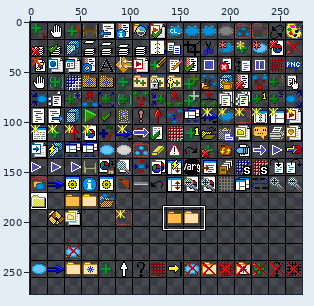
A sprite sheet gets an edit: Delivery/studio/bitmaps/png/studio_icon_matrix.png. The picture above shows the old version from afar; the outline marks the close-up.
Close-up. Earlier state:
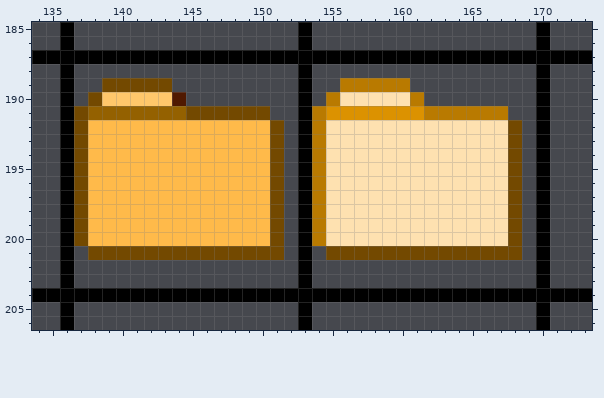
The file is 272x272 pixels. Colours within 5 levels of each other are drawn and written as one. Shown: x 134..173, y 185..206. The commit also changed other parts of the picture, which this record leaves out.
The same view after the edit:
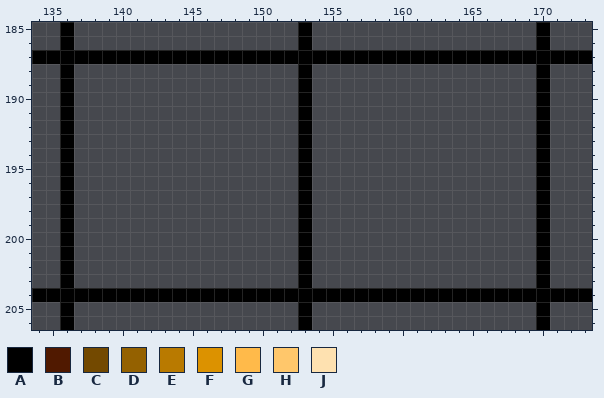
Palette (. is transparent): A #000000  B #501900  C #734900  D #946100  E #b97a00  F #dc9200  G #ffba4a  H #ffc76b  J #fee1b0
Edits made:
@@ x 134..173 @@
 188 ..A................A................A...
-189 ..A..CCCCC.........A..EEEEE.........A...
-190 ..A.CHHHHHB........A.EJJJJJE........A...
-191 ..ACDDDDDDDCCCCCC..AEFFFFFFFEEEEEE..A...
-192 ..ACGGGGGGGGGGGGGC.AEJJJJJJJJJJJJJC.A...
-193 ..ACGGGGGGGGGGGGGC.AEJJJJJJJJJJJJJC.A...
-194 ..ACGGGGGGGGGGGGGC.AEJJJJJJJJJJJJJC.A...
-195 ..ACGGGGGGGGGGGGGC.AEJJJJJJJJJJJJJC.A...
-196 ..ACGGGGGGGGGGGGGC.AEJJJJJJJJJJJJJC.A...
-197 ..ACGGGGGGGGGGGGGC.AEJJJJJJJJJJJJJC.A...
-198 ..ACGGGGGGGGGGGGGC.AEJJJJJJJJJJJJJC.A...
-199 ..ACGGGGGGGGGGGGGC.AEJJJJJJJJJJJJJC.A...
-200 ..ACGGGGGGGGGGGGGC.AEJJJJJJJJJJJJJC.A...
-201 ..A.CCCCCCCCCCCCCC.A.CCCCCCCCCCCCCC.A...
+189 ..A................A................A...
+190 ..A................A................A...
+191 ..A................A................A...
+192 ..A................A................A...
+193 ..A................A................A...
+194 ..A................A................A...
+195 ..A................A................A...
+196 ..A................A................A...
+197 ..A................A................A...
+198 ..A................A................A...
+199 ..A................A................A...
+200 ..A................A................A...
+201 ..A................A................A...
 202 ..A................A................A...
